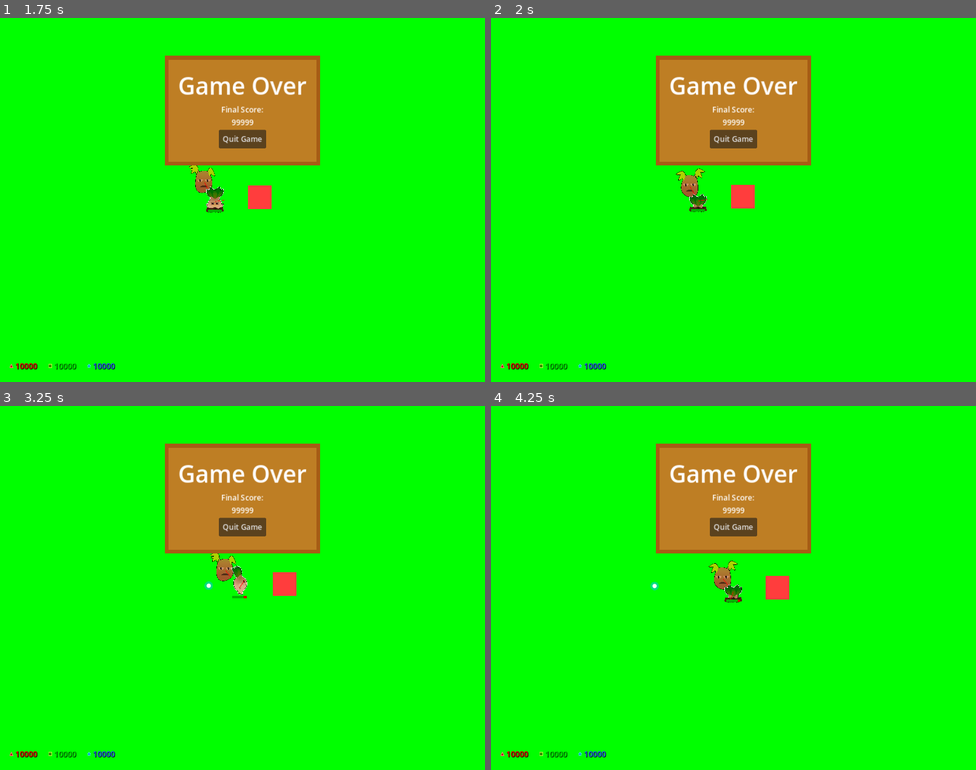
Above: before the commit, frames 1-4 (two rows, left to right).
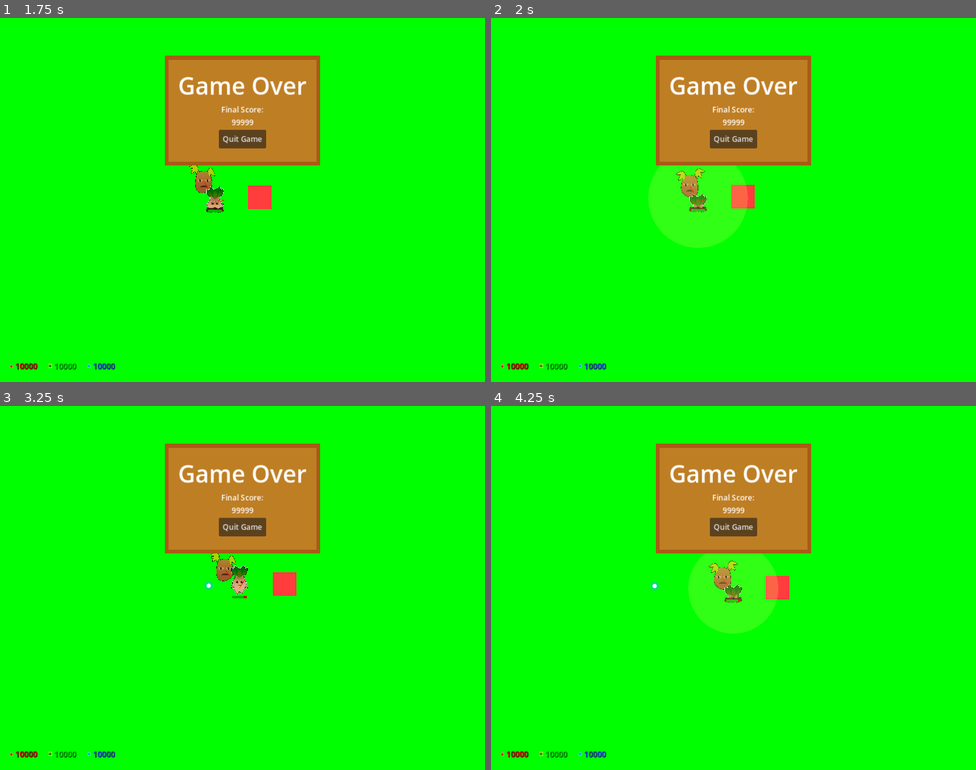
Above: after the commit, the same moments.

Repository: Zereijin/GGJ2023
Game: Godot game, scene res://main_menu/main_menu.tscn
The game is run twice, just before and just after one commit, with the same random seed, the same clock (stepped at 60 frames per second) and the same inputs.
Inputs (mouse positions are in pixels of both pictures, inside the frame that each line leads up to):
- Up to frame 1 (1.75 s): click "Play" at 0.5 s; move the mouse to (349, 181) at 1.27 s; press the mouse at (349, 181) at 1.28 s; hold D (right) from 1.28 s (still down)
- Up to frame 2 (2 s): keep holding D (right)
- Up to frame 3 (3.25 s): move the mouse to (145, 606) at 2.02 s; release D (right) at 2.03 s; release the mouse at (145, 606) at 2.03 s; hold S (down) 2.03-2.78 s; click (145, 606) at 2.1 s; move the mouse to (291, 507) at 2.77 s; press the mouse at (291, 507) at 2.78 s; hold D (right) from 2.78 s (still down)
- Up to frame 4 (4.25 s): move the mouse to (709, 660) at 3.52 s; release D (right) at 3.53 s; release the mouse at (709, 660) at 3.53 s; hold W (up) from 3.53 s (still down); click (709, 660) at 3.6 s

Frame 1 is identical in both runs. In frame 2, 3.8% of the frame differs, in the area x 32-53%, y 40-64%; in frame 3, 0.1%; in frame 4, 3.3%.

Commit message:
Implement scream charging

Diff:
--- a/game/game.tscn
+++ b/game/game.tscn
@@ -83,6 +83,7 @@
 target = NodePath("../Player")
 
 [node name="Player" parent="Garden/Objects" instance=ExtResource("1_tilxh")]
+scream_size_scale_factor = 300.0
 
 [node name="ShopLayer" type="CanvasLayer" parent="."]
 
--- a/game/player/player.gd
+++ b/game/player/player.gd
@@ -58,8 +58,20 @@
 
 @export_range(0, 10) var scream_damage_level: int = 0
 @export_range(0, 10) var scream_paralysis_duration_level: int = 0
-@export_range(0, 10) var scream_charge_speed_level: int = 0
-@export_range(0, 10) var scream_charge_maximum_level: int = 0
+
+@export_range(0, 10) var scream_charge_speed_level: int = 0:
+	get:
+		return scream_charge_speed_level
+	set(value):
+		scream_charge_speed_level = value
+		_scream_charge_speed = value + 1
+
+@export_range(0, 10) var scream_charge_maximum_level: int = 0:
+	get:
+		return scream_charge_maximum_level
+	set(value):
+		scream_charge_maximum_level = value
+		_scream_charge_maximum = value + 1
 
 @export_range(0, 10) var health_regen_level: int = 0:
 	get:
@@ -68,6 +80,10 @@
 		health_regen_level = value
 		if heal_timer != null:
 			heal_timer.wait_time = 5.0 / (value + 1)
+
+## The scaling factor between scream charge level and scream circle size, in pixels per charge unit
+@export_range(0, 1000)
+var scream_size_scale_factor := 300.0
 
 ## Resources
 @export var r_resources: int = 50
@@ -84,6 +100,15 @@
 # The player’s maximum health
 var maximum_health := 5
 
+## The speed at which the scream charge level increases, in charge units per second
+var _scream_charge_speed := 1.0
+
+## The current scream charge level
+var _scream_charge := 0.0
+
+## The maximum scream charge level
+var _scream_charge_maximum := 1.0
+
 ## The player’s gun
 @onready
 var gun := $Gun
@@ -101,6 +126,10 @@
 # The burrowing animator.
 @onready
 var burrower := $Burrower
+
+# The scream indicator
+@onready
+var scream_indicator := $ScreamIndicator
 
 
 func _ready() -> void:
@@ -151,14 +180,25 @@
 		gun.rotation = pad_aim.angle()
 
 
-func _physics_process(_delta: float) -> void:
+func _physics_process(delta: float) -> void:
 	if _mouse_recent:
 		gun.rotation = get_local_mouse_position().angle()
+	if burrowed:
+		_scream_charge = minf(_scream_charge + delta * _scream_charge_speed, _scream_charge_maximum)
+
+
+func _process(_delta: float) -> void:
+	scream_indicator.scale = Vector2.ONE * scream_size_scale_factor * _scream_charge
 
 
 func _heal_tick() -> void:
 	if damageable.health < maximum_health:
 		damageable.heal(1)
+
+
+func _burrow_animation_finished(name: StringName) -> void:
+	if name == &"unburrow":
+		_scream_charge = 0.0
 
 
 func can_afford(costs: Array[int]) -> bool:
--- a/game/player/player.tscn
+++ b/game/player/player.tscn
@@ -14,6 +14,7 @@
 [ext_resource type="Texture2D" uid="uid://bevit5i00frxx" path="res://game/player/sprites/mandragora_north2.png" id="10_ypl3p"]
 [ext_resource type="Texture2D" uid="uid://d8mikm48bvyv" path="res://game/player/sprites/mandragora_dive.png" id="11_phebd"]
 [ext_resource type="Texture2D" uid="uid://derhq0leghc0j" path="res://game/player/sprites/burrow_dirt.png" id="12_u6f7m"]
+[ext_resource type="Texture2D" uid="uid://u7rkahh4honl" path="res://game/player/sprites/scream_indicator.png" id="14_k7jxa"]
 [ext_resource type="Texture2D" uid="uid://ceiq078pmdlsk" path="res://game/player/sprites/mandragora_scream.png" id="15_xxtvb"]
 [ext_resource type="Texture2D" uid="uid://c0xqcgep6mu0l" path="res://game/player/sprites/mandragora_scream2.png" id="16_2qmgw"]
 [ext_resource type="Script" path="res://game/player/health_bar.gd" id="17_hktj1"]
@@ -151,6 +152,18 @@
 "transitions": PackedFloat32Array(1),
 "update": 1,
 "values": [ExtResource("11_phebd")]
+}
+tracks/6/type = "value"
+tracks/6/imported = false
+tracks/6/enabled = true
+tracks/6/path = NodePath("ScreamIndicator:visible")
+tracks/6/interp = 1
+tracks/6/loop_wrap = true
+tracks/6/keys = {
+"times": PackedFloat32Array(0),
+"transitions": PackedFloat32Array(1),
+"update": 1,
+"values": [false]
 }
 
 [sub_resource type="Animation" id="Animation_xq2nh"]
@@ -227,6 +240,18 @@
 "transitions": PackedFloat32Array(1),
 "update": 1,
 "values": [ExtResource("11_phebd")]
+}
+tracks/6/type = "value"
+tracks/6/imported = false
+tracks/6/enabled = true
+tracks/6/path = NodePath("ScreamIndicator:visible")
+tracks/6/interp = 1
+tracks/6/loop_wrap = true
+tracks/6/keys = {
+"times": PackedFloat32Array(0.5),
+"transitions": PackedFloat32Array(1),
+"update": 1,
+"values": [true]
 }
 
 [sub_resource type="Animation" id="Animation_kf7l3"]
@@ -302,6 +327,18 @@
 "transitions": PackedFloat32Array(1, 1, 1, 1, 1, 1, 1, 1),
 "update": 1,
 "values": [ExtResource("11_phebd"), ExtResource("15_xxtvb"), ExtResource("16_2qmgw"), ExtResource("15_xxtvb"), ExtResource("16_2qmgw"), ExtResource("15_xxtvb"), ExtResource("16_2qmgw"), ExtResource("11_phebd")]
+}
+tracks/6/type = "value"
+tracks/6/imported = false
+tracks/6/enabled = true
+tracks/6/path = NodePath("ScreamIndicator:visible")
+tracks/6/interp = 1
+tracks/6/loop_wrap = true
+tracks/6/keys = {
+"times": PackedFloat32Array(0),
+"transitions": PackedFloat32Array(1),
+"update": 1,
+"values": [false]
 }
 
 [sub_resource type="AnimationLibrary" id="AnimationLibrary_g8t0n"]
@@ -337,6 +374,7 @@
 scream_charge_speed_level = 0
 scream_charge_maximum_level = 0
 health_regen_level = 0
+scream_size_scale_factor = 10.0
 r_resources = 10000
 g_resources = 10000
 b_resources = 10000
@@ -368,22 +406,34 @@
 [node name="Gun" parent="." index="2"]
 projectile = ExtResource("5_excqi")
 
-[node name="CollisionShape" parent="." index="3"]
+[node name="ScreamIndicator" type="Node2D" parent="." index="3"]
+visible = false
+position = Vector2(0, -6)
+
+[node name="ScreamIndicatorSprite" type="Sprite2D" parent="ScreamIndicator" index="0"]
+modulate = Color(1, 1, 1, 0.2)
+z_index = 1
+scale = Vector2(0.001, 0.001)
+texture = ExtResource("14_k7jxa")
+
+[node name="CollisionShape" parent="." index="4"]
 position = Vector2(0, -10)
 shape = SubResource("CapsuleShape2D_2658m")
 
-[node name="Camera" type="Camera2D" parent="." index="4"]
+[node name="Camera" type="Camera2D" parent="." index="5"]
 position_smoothing_enabled = true
 position_smoothing_speed = 2.0
 script = ExtResource("3_64l3u")
 lookahead = 100.0
 
-[node name="Burrower" type="AnimationPlayer" parent="." index="6"]
+[node name="Burrower" type="AnimationPlayer" parent="." index="7"]
 libraries = {
 "": SubResource("AnimationLibrary_g8t0n")
 }
 
-[node name="HealthBar" type="ProgressBar" parent="." index="7" node_paths=PackedStringArray("target")]
+[node name="HealTimer" type="Timer" parent="." index="8"]
+
+[node name="HealthBar" type="ProgressBar" parent="." index="9" node_paths=PackedStringArray("target")]
 custom_minimum_size = Vector2(30, 5)
 anchors_preset = 5
 anchor_left = 0.5
@@ -399,7 +449,7 @@
 script = ExtResource("17_hktj1")
 target = NodePath("..")
 
-[node name="HealTimer" type="Timer" parent="." index="8"]
-
 [connection signal="update_health" from="Damageable" to="HealthBar" method="update"]
+[connection signal="animation_changed" from="Burrower" to="." method="_burrow_animation_finished" unbinds=1]
+[connection signal="animation_finished" from="Burrower" to="." method="_burrow_animation_finished"]
 [connection signal="timeout" from="HealTimer" to="." method="_heal_tick"]
Not shown: 1 places in game/player/player.tscn that only renumber resources
